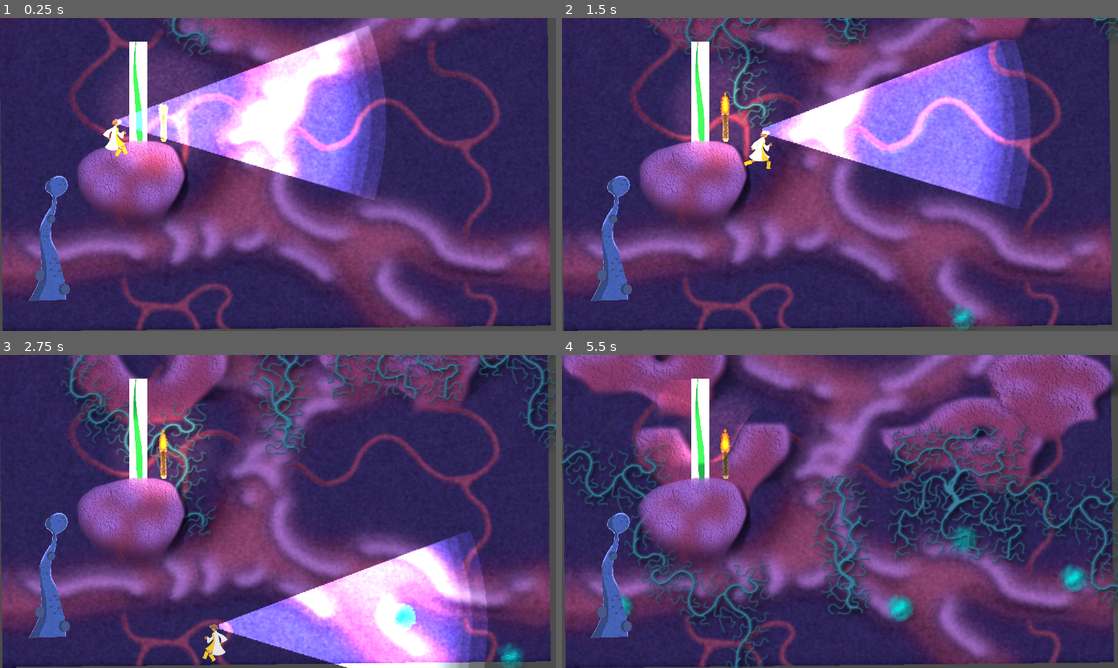
Above: before the commit, frames 1-4 (two rows, left to right).
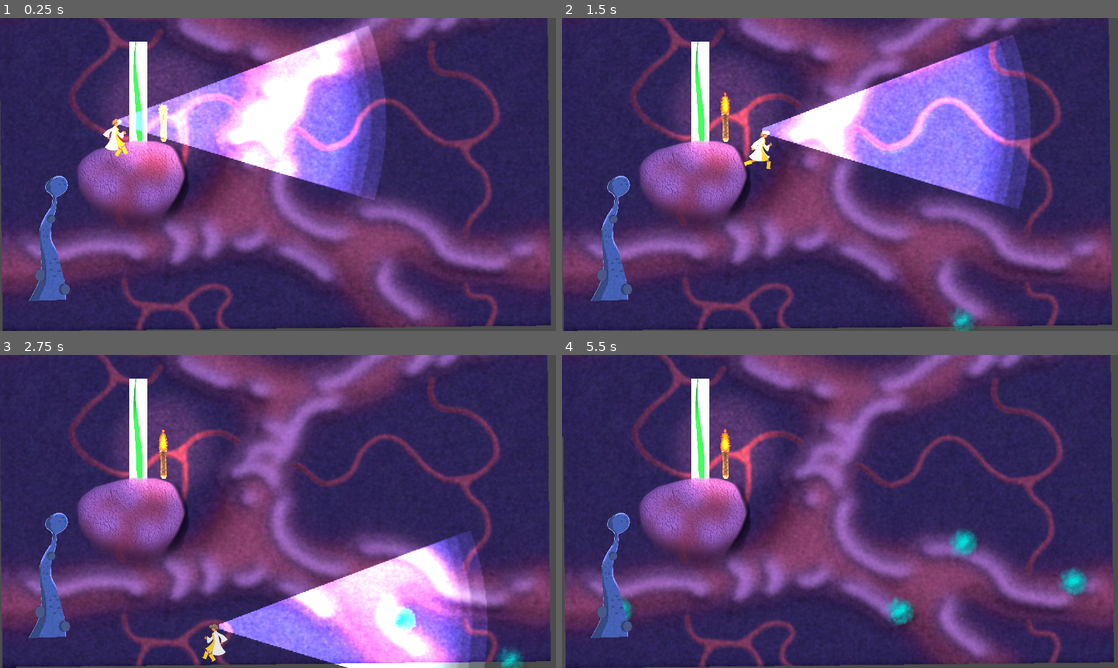
Above: after the commit, the same moments.

Repository: jasonmccollum/gmtk-jam-2020
Game: Godot game, scene res://Total.tscn
The game is run twice, just before and just after one commit, with the same random seed, the same clock (stepped at 60 frames per second) and the same inputs. This scene is started directly instead of the project's main scene. The engine's default icon, where the game draws it, is replaced by a stand-in: a white triangle on a blue panel in a dark square.
Inputs:
- Up to frame 1 (0.25 s): no input
- Up to frame 2 (1.5 s): tap Enter (ui_accept) at 0.5, 0.77 s; hold Right (right) from 0.53 s (still down)
- Up to frame 3 (2.75 s): tap Enter (ui_accept) at 1.52 s; release Right (right) at 2.03 s; hold Left (left) from 2.03 s (still down)
- Up to frame 4 (5.5 s): release Left (left) at 2.78 s; hold Right (right) 2.78-4.28 s; tap Enter (ui_accept) at 3.02, 3.77, 4.52 s; hold Left (left) 4.28-5.03 s; hold Right (right) from 5.03 s (still down)

The runs differ from the first frame. In frame 1, 0.5% of the frame differs, in the area x 22-39%, y 0-31%; in frame 2, 3.6%; in frame 3, 12%; in frame 4, 28%, in the area x 0-100%, y 0-100%.
Error in both runs: Invalid get index 'name' (on base: 'null instance'). (res://tentacle_art/tentacle_monster.gd:25)

Commit message:
Further world integration

Diff:
--- a/Node2D.tscn
+++ b/Node2D.tscn
@@ -1,20 +1,9 @@
-[gd_scene load_steps=27 format=2]
+[gd_scene load_steps=10 format=2]
 
-[ext_resource path="res://character_art/Nasrin_JumpFrame2.png" type="Texture" id=1]
-[ext_resource path="res://Player.gd" type="Script" id=2]
+[ext_resource path="res://Player.tscn" type="PackedScene" id=1]
 [ext_resource path="res://tentacle_art/Tentacle01.tscn" type="PackedScene" id=3]
 [ext_resource path="res://tentacle.png" type="Texture" id=4]
-[ext_resource path="res://character_art/Nasrin_RunFrame1.png" type="Texture" id=5]
-[ext_resource path="res://character_art/Nasrin_RunFrame5.png" type="Texture" id=6]
-[ext_resource path="res://character_art/Nasrin_RunFrame7.png" type="Texture" id=7]
-[ext_resource path="res://character_art/Nasrin_RunFrame4.png" type="Texture" id=8]
-[ext_resource path="res://character_art/Nasrin_RunFrame6.png" type="Texture" id=9]
-[ext_resource path="res://character_art/spritesheet_Idle.png" type="Texture" id=10]
-[ext_resource path="res://character_art/Nasrin_RunFrame2.png" type="Texture" id=11]
-[ext_resource path="res://character_art/Nasrin_RunFrame3.png" type="Texture" id=12]
-[ext_resource path="res://character_art/Nasrin_RunFrame8.png" type="Texture" id=13]
 [ext_resource path="res://platforms/platform01.png" type="Texture" id=14]
-[ext_resource path="res://character_art/Nasrin_JumpFrame1.png" type="Texture" id=15]
 [ext_resource path="res://Ladder.gd" type="Script" id=16]
 [ext_resource path="res://background/background01.png" type="Texture" id=17]
 
@@ -24,53 +13,7 @@
 [sub_resource type="RectangleShape2D" id=2]
 extents = Vector2( 207.821, 93.9419 )
 
-[sub_resource type="AtlasTexture" id=3]
-flags = 4
-atlas = ExtResource( 10 )
-region = Rect2( 0, 0, 141, 148 )
-
-[sub_resource type="AtlasTexture" id=4]
-flags = 4
-atlas = ExtResource( 10 )
-region = Rect2( 141, 0, 141, 148 )
-
-[sub_resource type="AtlasTexture" id=5]
-flags = 4
-atlas = ExtResource( 10 )
-region = Rect2( 282, 0, 141, 148 )
-
-[sub_resource type="AtlasTexture" id=6]
-flags = 4
-atlas = ExtResource( 10 )
-region = Rect2( 0, 148, 141, 148 )
-
-[sub_resource type="SpriteFrames" id=7]
-animations = [ {
-"frames": [ SubResource( 3 ), SubResource( 4 ), SubResource( 5 ), SubResource( 6 ) ],
-"loop": true,
-"name": "default",
-"speed": 5.0
-}, {
-"frames": [ ExtResource( 15 ) ],
-"loop": true,
-"name": "Jump",
-"speed": 5.0
-}, {
-"frames": [ ExtResource( 1 ) ],
-"loop": true,
-"name": "JumpDown",
-"speed": 5.0
-}, {
-"frames": [ ExtResource( 5 ), ExtResource( 11 ), ExtResource( 12 ), ExtResource( 8 ), ExtResource( 6 ), ExtResource( 9 ), ExtResource( 7 ), ExtResource( 13 ) ],
-"loop": true,
-"name": "Run",
-"speed": 10.0
-} ]
-
-[sub_resource type="RectangleShape2D" id=8]
-extents = Vector2( 38.7738, 79.7444 )
-
-[sub_resource type="RectangleShape2D" id=9]
+[sub_resource type="RectangleShape2D" id=3]
 extents = Vector2( 32.4024, 32.9845 )
 
 [node name="Node2D" type="Node2D"]
@@ -111,24 +54,7 @@
 position = Vector2( -2.49323, -2.08203 )
 texture = ExtResource( 14 )
 
-[node name="Player" type="KinematicBody2D" parent="."]
-position = Vector2( 406.211, 401.392 )
-script = ExtResource( 2 )
-__meta__ = {
-"_edit_group_": true
-}
-
-[node name="AnimatedSprite" type="AnimatedSprite" parent="Player"]
-position = Vector2( -4.49799, 16.2753 )
-frames = SubResource( 7 )
-animation = "Run"
-frame = 4
-playing = true
-
-[node name="CollisionShape2D" type="CollisionShape2D" parent="Player"]
-visible = false
-position = Vector2( -1.72083, 9.65733 )
-shape = SubResource( 8 )
+[node name="Player" parent="." instance=ExtResource( 1 )]
 
 [node name="Node2D" parent="." instance=ExtResource( 3 )]
 position = Vector2( 164.001, 971 )
--- /dev/null
+++ b/Player.tscn
@@ -0,0 +1,78 @@
+[gd_scene load_steps=19 format=2]
+
+[ext_resource path="res://Player.gd" type="Script" id=1]
+[ext_resource path="res://character_art/Nasrin_RunFrame3.png" type="Texture" id=2]
+[ext_resource path="res://character_art/Nasrin_RunFrame4.png" type="Texture" id=3]
+[ext_resource path="res://character_art/Nasrin_RunFrame7.png" type="Texture" id=4]
+[ext_resource path="res://character_art/Nasrin_RunFrame5.png" type="Texture" id=5]
+[ext_resource path="res://character_art/Nasrin_RunFrame8.png" type="Texture" id=6]
+[ext_resource path="res://character_art/Nasrin_JumpFrame1.png" type="Texture" id=7]
+[ext_resource path="res://character_art/Nasrin_JumpFrame2.png" type="Texture" id=8]
+[ext_resource path="res://character_art/Nasrin_RunFrame6.png" type="Texture" id=9]
+[ext_resource path="res://character_art/Nasrin_RunFrame2.png" type="Texture" id=10]
+[ext_resource path="res://character_art/Nasrin_RunFrame1.png" type="Texture" id=11]
+[ext_resource path="res://character_art/spritesheet_Idle.png" type="Texture" id=12]
+
+[sub_resource type="AtlasTexture" id=1]
+flags = 4
+atlas = ExtResource( 12 )
+region = Rect2( 0, 0, 141, 148 )
+
+[sub_resource type="AtlasTexture" id=2]
+flags = 4
+atlas = ExtResource( 12 )
+region = Rect2( 141, 0, 141, 148 )
+
+[sub_resource type="AtlasTexture" id=3]
+flags = 4
+atlas = ExtResource( 12 )
+region = Rect2( 282, 0, 141, 148 )
+
+[sub_resource type="AtlasTexture" id=4]
+flags = 4
+atlas = ExtResource( 12 )
+region = Rect2( 0, 148, 141, 148 )
+
+[sub_resource type="SpriteFrames" id=5]
+animations = [ {
+"frames": [ SubResource( 1 ), SubResource( 2 ), SubResource( 3 ), SubResource( 4 ) ],
+"loop": true,
+"name": "default",
+"speed": 5.0
+}, {
+"frames": [ ExtResource( 7 ) ],
+"loop": true,
+"name": "Jump",
+"speed": 5.0
+}, {
+"frames": [ ExtResource( 8 ) ],
+"loop": true,
+"name": "JumpDown",
+"speed": 5.0
+}, {
+"frames": [ ExtResource( 11 ), ExtResource( 10 ), ExtResource( 2 ), ExtResource( 3 ), ExtResource( 5 ), ExtResource( 9 ), ExtResource( 4 ), ExtResource( 6 ) ],
+"loop": true,
+"name": "Run",
+"speed": 10.0
+} ]
+
+[sub_resource type="RectangleShape2D" id=6]
+extents = Vector2( 38.7738, 79.7444 )
+
+[node name="Player" type="KinematicBody2D"]
+position = Vector2( 406.211, 401.392 )
+script = ExtResource( 1 )
+__meta__ = {
+"_edit_group_": true
+}
+
+[node name="AnimatedSprite" type="AnimatedSprite" parent="."]
+position = Vector2( -4.49799, 16.2753 )
+frames = SubResource( 5 )
+animation = "Run"
+playing = true
+
+[node name="CollisionShape2D" type="CollisionShape2D" parent="."]
+visible = false
+position = Vector2( -1.72083, 9.65733 )
+shape = SubResource( 6 )
--- a/Total.tscn
+++ b/Total.tscn
@@ -40,8 +40,9 @@
 [ext_resource path="res://particles/torch.tscn" type="PackedScene" id=39]
 [ext_resource path="res://particles/flashlight.tscn" type="PackedScene" id=40]
 [ext_resource path="res://background/background01_n.png" type="Texture" id=41]
-[ext_resource path="res://ladder_generator.gd" type="Script" id=42]
+[ext_resource path="res://world/ladder_generator.gd" type="Script" id=42]
 [ext_resource path="res://world/ladder01.tscn" type="PackedScene" id=43]
+
 
 [sub_resource type="Shader" id=1]
 code = "shader_type canvas_item;
--- a/background/scrolling_background.gd
+++ b/background/scrolling_background.gd
@@ -30,7 +30,7 @@
 	for i in range(3):
 		generate_background(true, -i * 1920)
 
-func _process(delta):
+func _physics_process(delta):
 	for i in range(backgrounds.size()):
 		var background = backgrounds[i]
 		background.position.y += scroll_rate * delta
--- a/particles/spore.gd
+++ b/particles/spore.gd
@@ -5,7 +5,7 @@
 export var move_speed = 100
 export var max_y = 1600
 
-func _process(delta):
+func _physics_process(delta):
 	position.y -= move_speed * delta
 
 	if position.y >= max_y:
--- a/world/ladder01.gd
+++ b/world/ladder01.gd
@@ -1,22 +1,9 @@
 extends Node2D
-
-
-
-export var move_speed = 100
-export var max_y = 1600
-
-func _process(delta):
-	position.y += move_speed * delta
-
-	if position.y >= max_y:
-		queue_free()
-
 
 func _on_Area2D_body_entered(body):
 	if(body.name == "Player"):
 		body.canClimb = true
 
-
 func _on_Area2D_body_exited(body):
 	if(body.name == "Player"):
 		body.canClimb = false
--- a/ladder_generator.gd
+++ b/world/ladder_generator.gd
@@ -1,27 +1,43 @@
 extends Node2D
 
 export var generation_distance = 300
-export var generation_y = -400
+export var generation_y = -600
 export var min_ladders_per_row = 3
 export var max_ladders_per_row = 5
 export var y_variation_per_row = 250
 export var x_buffer = 100
+export var max_y = 1600
 
 export (Array, PackedScene) var ladder_bases = []
 
-var is_generating_ladders = true
+var ladders = []
+var is_generating_ladders = false
 var last_row = null
+var move_speed = 0
 
 onready var max_generation_x = get_viewport_rect().size.x
 onready var row_x_step = max_generation_x / max_ladders_per_row
 
 func _ready():
+	yield(get_tree().create_timer(.1), "timeout")
 	generate_row()
+	is_generating_ladders = true
+
+func set_move_speed(amount):
+	move_speed = amount
 
 func _process(delta):
 	if is_generating_ladders:
 		if average_distance_to_last_row() >= generation_distance:
 			generate_row()
+
+func move_ladders(delta):
+	for ladder in ladders:
+		ladder.position.y += move_speed * delta
+
+		if ladder.position.y >= max_y:
+			ladders.remove(ladders.find(ladder))
+			ladder.queue_free()
 
 func average_distance_to_last_row():
 	# Returns the average y of the row
@@ -51,7 +67,9 @@
 		var x = rand_range(i * row_x_step + x_buffer, (i + 1) * row_x_step - x_buffer)
 		var y = generation_y + rand_range(-y_variation_per_row, y_variation_per_row)
 
-		last_row.append(generate_ladder(x, y))
+		var ladder = generate_ladder(x, y)
+		ladders.append(ladder)
+		last_row.append(ladder)
 
 func generate_ladder(x, y):
 	var index = randi() % ladder_bases.size()
--- a/world/platform.gd
+++ b/world/platform.gd
@@ -3,7 +3,7 @@
 export var move_speed = 100
 export var max_y = 1600
 
-func _process(delta):
+func _physics_process(delta):
 	position.y += move_speed * delta
 
 	if position.y >= max_y:
--- a/world/platform.tscn
+++ b/world/platform.tscn
@@ -1,13 +1,11 @@
-[gd_scene load_steps=4 format=2]
+[gd_scene load_steps=3 format=2]
 
 [ext_resource path="res://icon.png" type="Texture" id=1]
-[ext_resource path="res://world/platform.gd" type="Script" id=2]
 
 [sub_resource type="OccluderPolygon2D" id=1]
 polygon = PoolVector2Array( -102.124, -13.0152, -30.2758, -35.1685, 24.8081, -37.5635, 82.2869, -19.6014, 89.4718, 37.8775, 31.9929, 65.4194, -82.366, 60.6295 )
 
 [node name="platform" type="StaticBody2D"]
-script = ExtResource( 2 )
 
 [node name="Sprite" type="Sprite" parent="."]
 position = Vector2( 0, 5.72205e-06 )
--- a/world/platform_generator.gd
+++ b/world/platform_generator.gd
@@ -4,24 +4,41 @@
 export var generation_y = -400
 export var min_platforms_per_row = 3
 export var max_platforms_per_row = 5
-export var y_variation_per_row = 250
+export var y_variation_per_row = 300
 export var x_buffer = 100
+export var max_y = 1600
 
 export (Array, PackedScene) var platform_bases = []
 
-var is_generating_platforms = true
+var platforms = []
+var is_generating_platforms = false
 var last_row = null
+var move_speed = 100
 
 onready var max_generation_x = get_viewport_rect().size.x
 onready var row_x_step = max_generation_x / max_platforms_per_row
 
+
 func _ready():
+	yield(get_tree().create_timer(.1), "timeout")
 	generate_row()
+	is_generating_platforms = true
+
+func set_move_speed(amount):
+	move_speed = amount
 
 func _process(delta):
 	if is_generating_platforms:
 		if average_distance_to_last_row() >= generation_distance:
 			generate_row()
+
+func move_platforms(delta):
+	for platform in platforms:
+		platform.position.y += move_speed * delta
+
+		if platform.position.y >= max_y:
+			platforms.remove(platforms.find(platform))
+			platform.queue_free()
 
 func average_distance_to_last_row():
 	# Returns the average y of the row
@@ -33,7 +50,6 @@
 
 func generate_row():
 	last_row = []
-
 	# Boolean array of platform positions to generate
 	# There is always a platform on the left, center, and right of the screen
 	var rows_to_create = [1]
@@ -51,7 +67,9 @@
 		var x = rand_range(i * row_x_step + x_buffer, (i + 1) * row_x_step - x_buffer)
 		var y = generation_y + rand_range(-y_variation_per_row, y_variation_per_row)
 
-		last_row.append(generate_platform(x, y))
+		var platform = generate_platform(x, y)
+		platforms.append(platform)
+		last_row.append(platform)
 
 func generate_platform(x, y):
 	var index = randi() % platform_bases.size()
--- a/world/spore_generator.gd
+++ b/world/spore_generator.gd
@@ -9,7 +9,7 @@
 
 export (PackedScene) var spore_base = null
 
-var is_generating_spores = true
+var is_generating_spores = false
 var last_row = null
 var generationCountDown = 5
 
@@ -17,7 +17,9 @@
 onready var row_x_step = max_generation_x / max_spores_per_row
 
 func _ready():
+	yield(get_tree().create_timer(.1), "timeout")
 	generate_row()
+	is_generating_spores = true
 
 func _process(delta):
 	if is_generating_spores:
--- a/world/world.gd
+++ b/world/world.gd
@@ -1,8 +1,13 @@
 extends Node2D
+
+export var move_speed = 100
 
 onready var music_manager = $music_manager
 onready var sanity_manager = $sanity_manager
 onready var insanity_shader = $insanity_shader
+onready var platform_generator = $platform_generator
+onready var ladder_generator = $ladder_generator
+onready var scrolling_background = $scrolling_background
 
 onready var max_insanity = sanity_manager.max_insanity
 
@@ -12,3 +17,11 @@
 
 	music_manager.max_insanity = max_insanity
 	insanity_shader.max_insanity = max_insanity
+
+	platform_generator.set_move_speed(move_speed)
+	ladder_generator.set_move_speed(move_speed)
+	scrolling_background.scroll_rate = move_speed
+
+func _physics_process(delta):
+	platform_generator.move_platforms(delta)
+	ladder_generator.move_ladders(delta)
--- a/world/world.tscn
+++ b/world/world.tscn
@@ -6,7 +6,7 @@
 [ext_resource path="res://world/sanity_manager.gd" type="Script" id=4]
 [ext_resource path="res://audio/music_manager.tscn" type="PackedScene" id=5]
 [ext_resource path="res://shaders/insanity_shader.tscn" type="PackedScene" id=6]
-[ext_resource path="res://icon.png" type="Texture" id=7]
+[ext_resource path="res://world/ladder_generator.gd" type="Script" id=7]
 [ext_resource path="res://world/platform03.tscn" type="PackedScene" id=8]
 [ext_resource path="res://world/platform05.tscn" type="PackedScene" id=9]
 [ext_resource path="res://world/platform08.tscn" type="PackedScene" id=10]
@@ -16,18 +16,24 @@
 [ext_resource path="res://world/platform06.tscn" type="PackedScene" id=14]
 [ext_resource path="res://world/platform07.tscn" type="PackedScene" id=15]
 [ext_resource path="res://world/platform02.tscn" type="PackedScene" id=16]
+[ext_resource path="res://world/ladder02.tscn" type="PackedScene" id=17]
+[ext_resource path="res://world/ladder03.tscn" type="PackedScene" id=18]
+[ext_resource path="res://world/ladder01.tscn" type="PackedScene" id=19]
+[ext_resource path="res://background/scrolling_background.tscn" type="PackedScene" id=20]
 
 [node name="world" type="Node2D"]
 script = ExtResource( 3 )
 
-[node name="icon" type="Sprite" parent="."]
-position = Vector2( 936, 540 )
-scale = Vector2( 32.25, 18.375 )
-texture = ExtResource( 7 )
+[node name="scrolling_background" parent="." instance=ExtResource( 20 )]
+position = Vector2( 960, 540 )
 
 [node name="platform_generator" type="Node2D" parent="."]
 script = ExtResource( 1 )
 platform_bases = [ ExtResource( 12 ), ExtResource( 16 ), ExtResource( 8 ), ExtResource( 13 ), ExtResource( 9 ), ExtResource( 14 ), ExtResource( 15 ), ExtResource( 10 ), ExtResource( 2 ), ExtResource( 11 ) ]
+
+[node name="ladder_generator" type="Node2D" parent="."]
+script = ExtResource( 7 )
+ladder_bases = [ ExtResource( 19 ), ExtResource( 17 ), ExtResource( 18 ) ]
 
 [node name="sanity_manager" type="Node2D" parent="."]
 script = ExtResource( 4 )
@@ -35,5 +41,8 @@
 [node name="music_manager" parent="." instance=ExtResource( 5 )]
 
 [node name="insanity_shader" parent="." instance=ExtResource( 6 )]
+light_mask = 524288
+
+[editable path="scrolling_background"]
 
 [editable path="insanity_shader"]
Not shown: 1 places in Node2D.tscn that only renumber resources
Not shown: 1 places in world/world.tscn that only renumber resources
